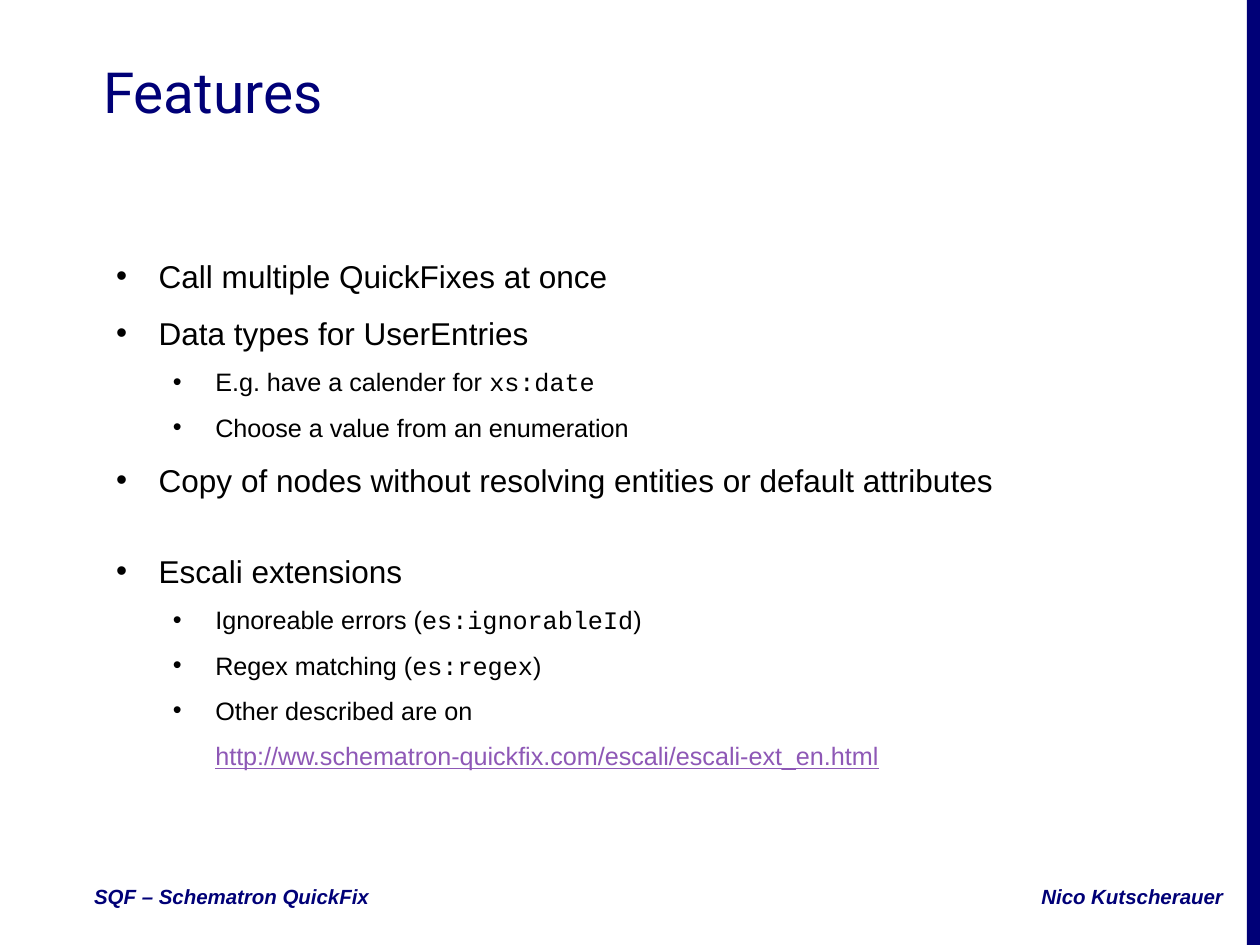
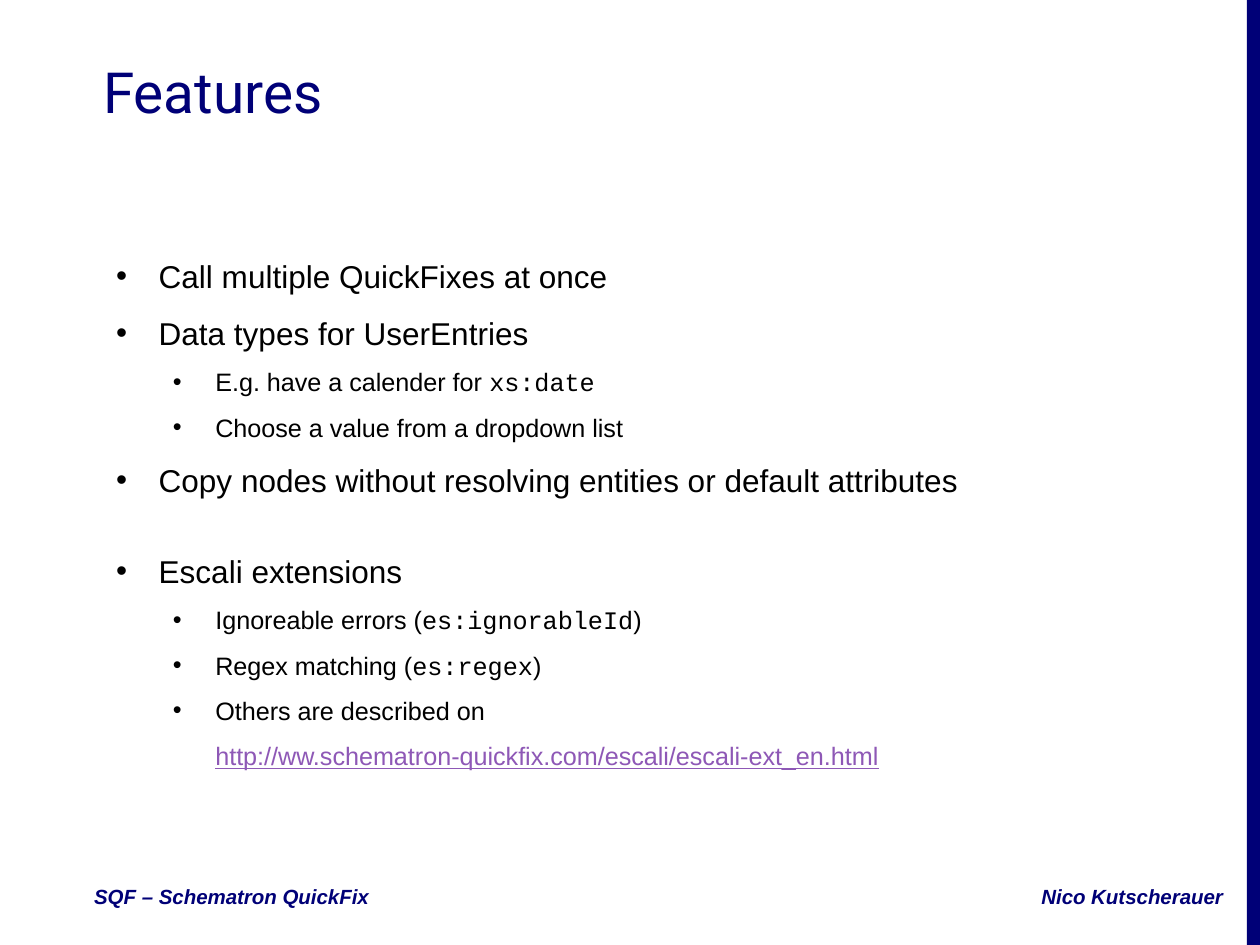
Before and after one commit to nkutsche/SchematronQuickFix-2017-11-17, a slide deck: slide 3 of SQF-Escali.pptx. Drawn at 1260x945 pixels with LibreOffice and Linux fonts; fonts in the diff are those of the drawing; background and template pictures are left out. Boxes give left, top, right and bottom in pixels: in the first picture for what was removed or moved away, otherwise in the second. Text is boxed around its words. In the diff, an @@ line names an element or a change of style, - is before the commit and + after.

```diff
--- a/SQF-Escali.pptx
+++ b/SQF-Escali.pptx
@@ subtitle at bbox=[159, 418, 958, 498]: text changed @@
-  • Choose a value from an enumeration
-• Copy of nodes without resolving entities or default attributes
+  • Choose a value from a dropdown list
+• Copy nodes without resolving entities or default attributes
@@ subtitle at bbox=[215, 701, 878, 770]: text changed @@
-  • Other described are on
-    http://ww.schematron-quickfix.com/escali/escali-ext_en.html
+  • Others are described on
+    http://ww.schematron-quickfix.com/escali/escali-ext_en.html
```
Also in this commit, not shown: 3 other slides changed, 1 other file.
